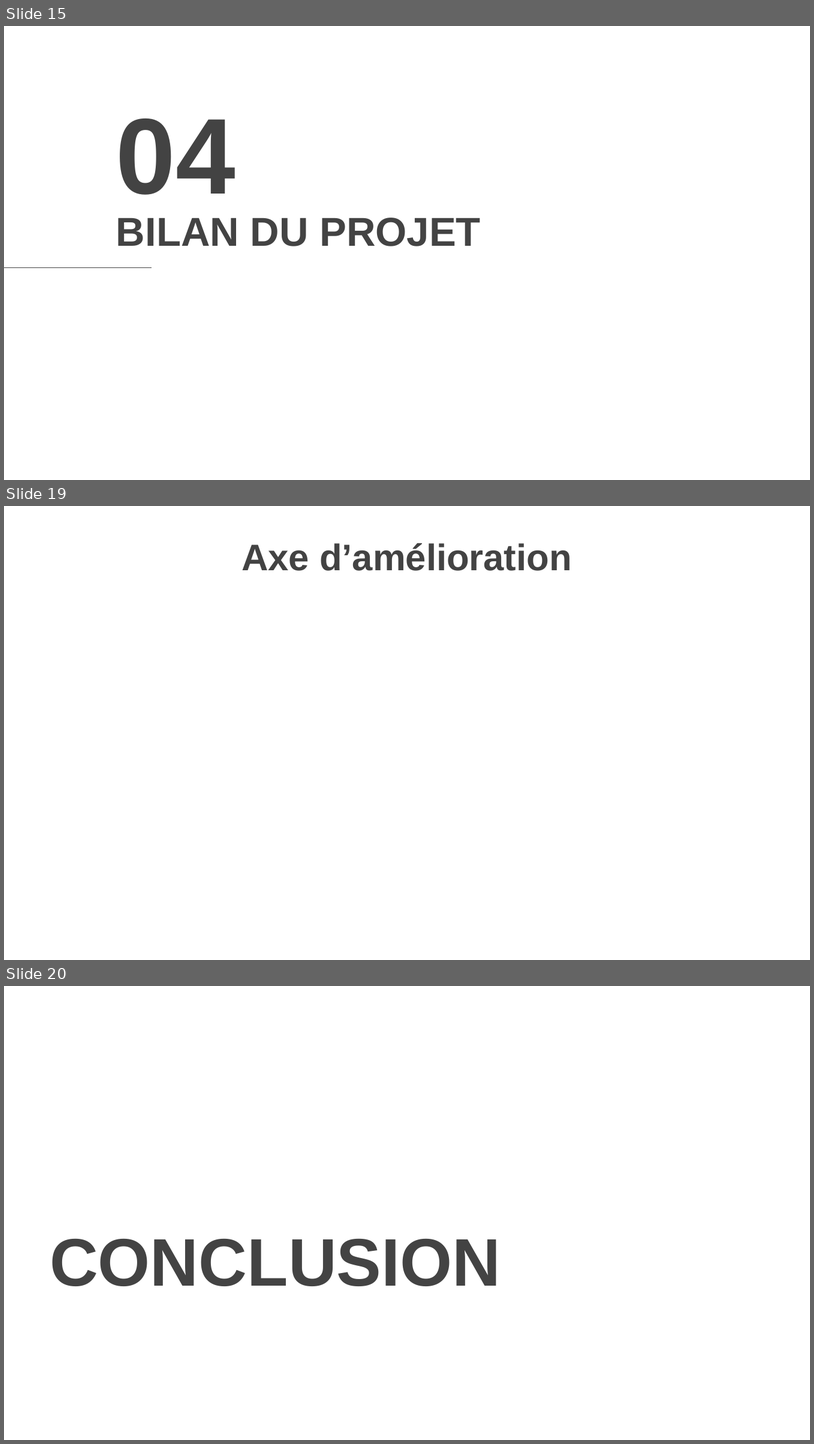
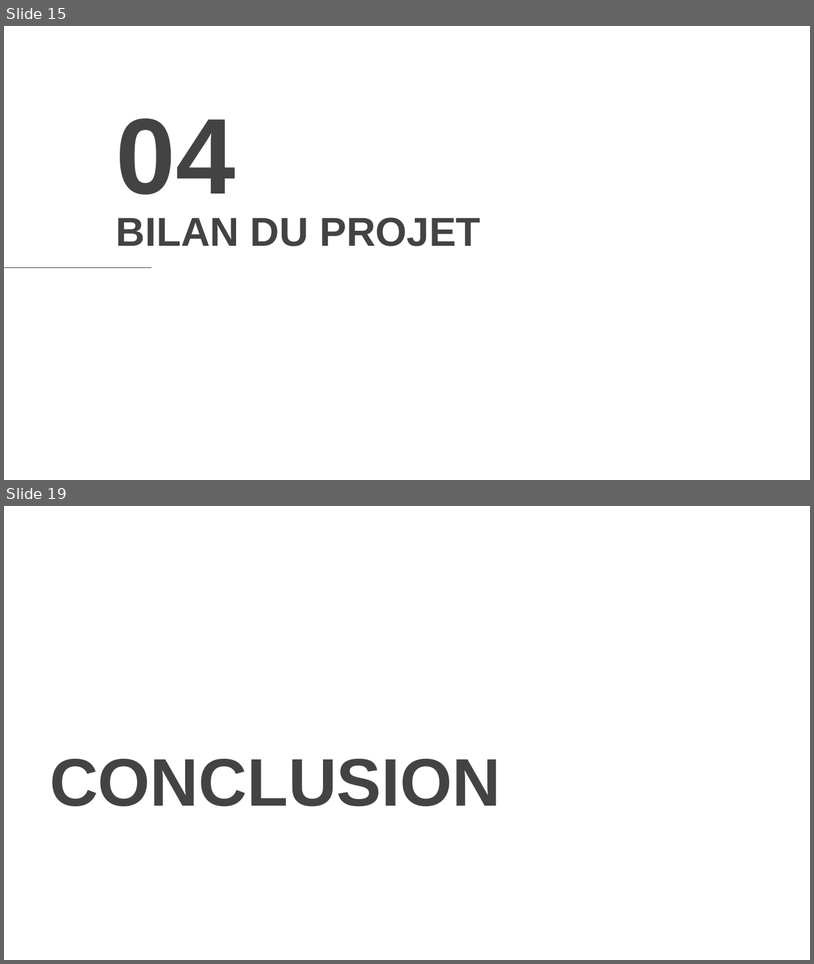
Before and after one commit to mxhohl/projet-m1i3d-compilation, a slide deck: documents/Projet_Conduite.pptx. Shown one above the other, each under a label of ours: slides 15, 19 and 20 before the commit, slides 15 and 19 after it; the slides between them are not shown. The pictures are 814x1444 and 814x964 pixels, drawn with LibreOffice and Linux fonts; fonts in the diff are those of the drawing; background and template pictures are left out. Boxes give left, top, right and bottom in pixels: in the first picture for what was removed or moved away, otherwise in the second. Text is boxed around its words. In the diff, an @@ line names an element or a change of style, - is before the commit and + after.

```diff
--- a/documents/Projet_Conduite.pptx
+++ b/documents/Projet_Conduite.pptx
@@ slide 19 removed at [4,506,810,960], background picture (left out) @@
@@ title removed at [242,543,572,571] @@
-Axe d’amélioration
@@ what was slide 20 is now slide 19 @@
```
Also in this commit, not shown: 2 slides changed, 3 slides added, 3 other slides removed.
